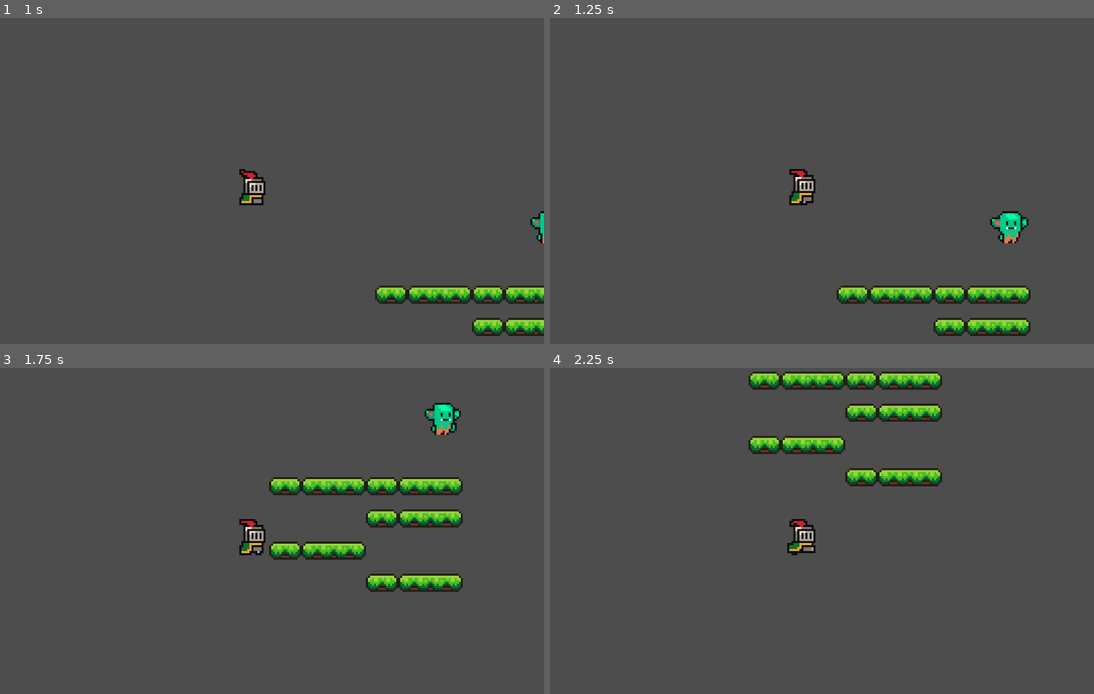
Above: before the commit, frames 1-4 (two rows, left to right).
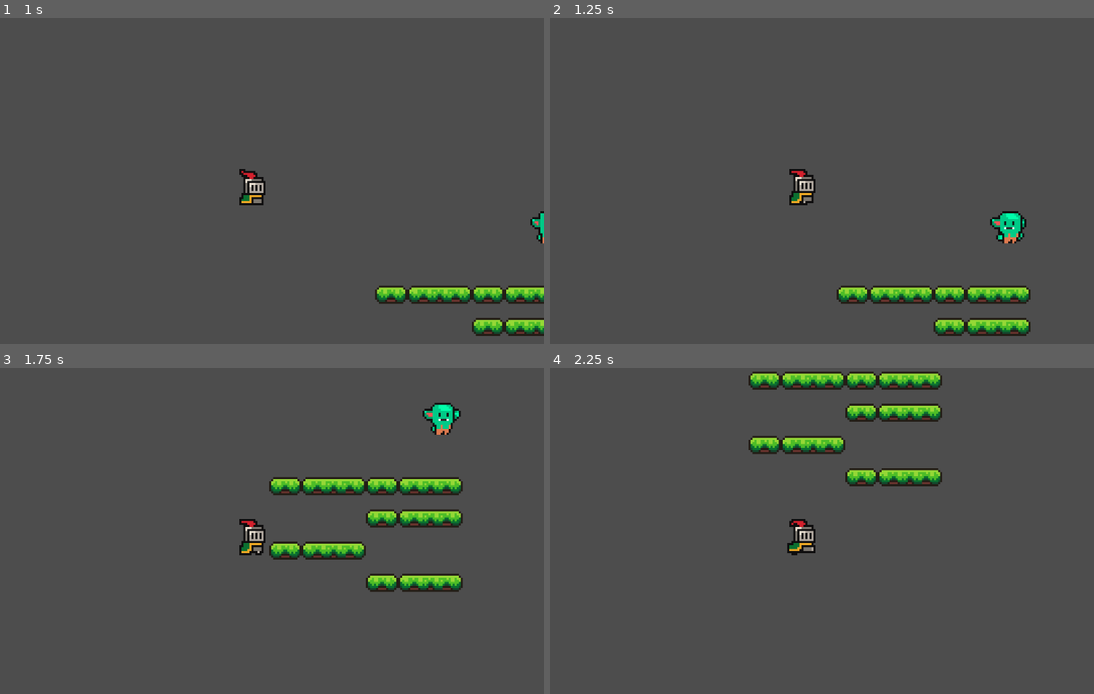
Above: after the commit, the same moments.

Repository: IAmRustee/Secrets-of-Harkanon-The-Silver-Moon-City
Game: Godot game, scene res://secrets-of-harkanon-the-silver-moon-city/Scenes/world.tscn
The game is run twice, just before and just after one commit, with the same random seed, the same clock (stepped at 60 frames per second) and the same inputs.
Inputs:
- Up to frame 1 (1 s): hold D (Move_right) from 0.53 s (still down)
- Up to frame 2 (1.25 s): keep holding D (Move_right)
- Up to frame 3 (1.75 s): release D (Move_right) at 1.28 s; hold S (Move_down) from 1.28 s (still down)
- Up to frame 4 (2.25 s): release S (Move_down) at 2.03 s; hold D (Move_right) from 2.03 s (still down)

Frame 1 is identical in both runs. In frame 2, less than 0.1% of the frame differs, in the area x 81-88%, y 61-69%; in frame 3, 0.1%, in the area x 77-84%, y 11-20%; in frame 4, nothing differs.

Commit message:
change few things in the world scene
change few things in the world scene

Diff:
--- a/Scenes/Goblins.tscn
+++ b/Scenes/Goblins.tscn
@@ -88,7 +88,7 @@
 position = Vector2(1, 1)
 sprite_frames = SubResource("SpriteFrames_428mb")
 animation = &"idle"
-frame_progress = 0.8311351
+frame_progress = 0.21645531
 
 [node name="DetectionArea" type="Area2D" parent="." unique_id=1271682546]
 collision_layer = 2
